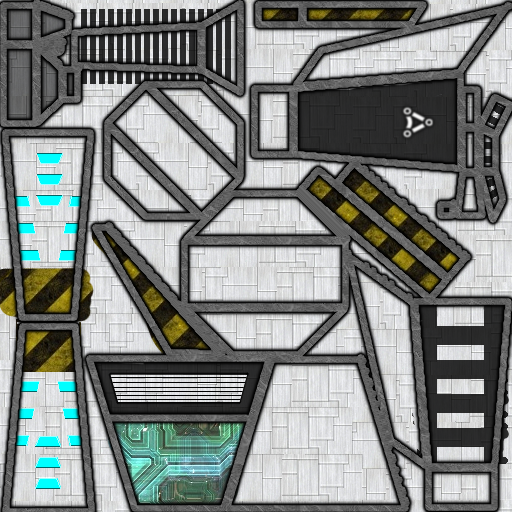
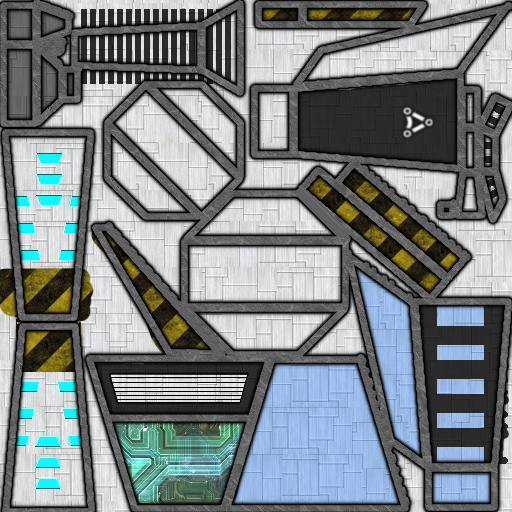
Before/after of a w=512, h=512 layered artwork. What changed in the layer stack:
painted on "scuro" over [412, 398, 421, 456]
added layer "col" (30%) above "Livello incollato #11" over [233, 268, 491, 505]
